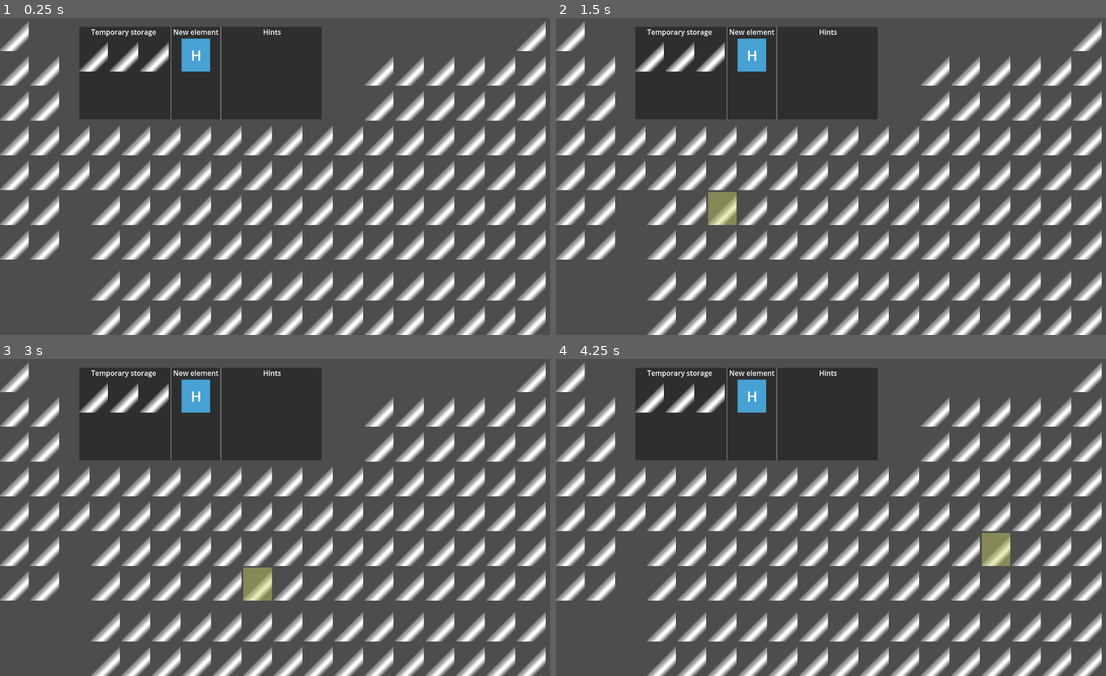
Above: before the commit, frames 1-4 (two rows, left to right).
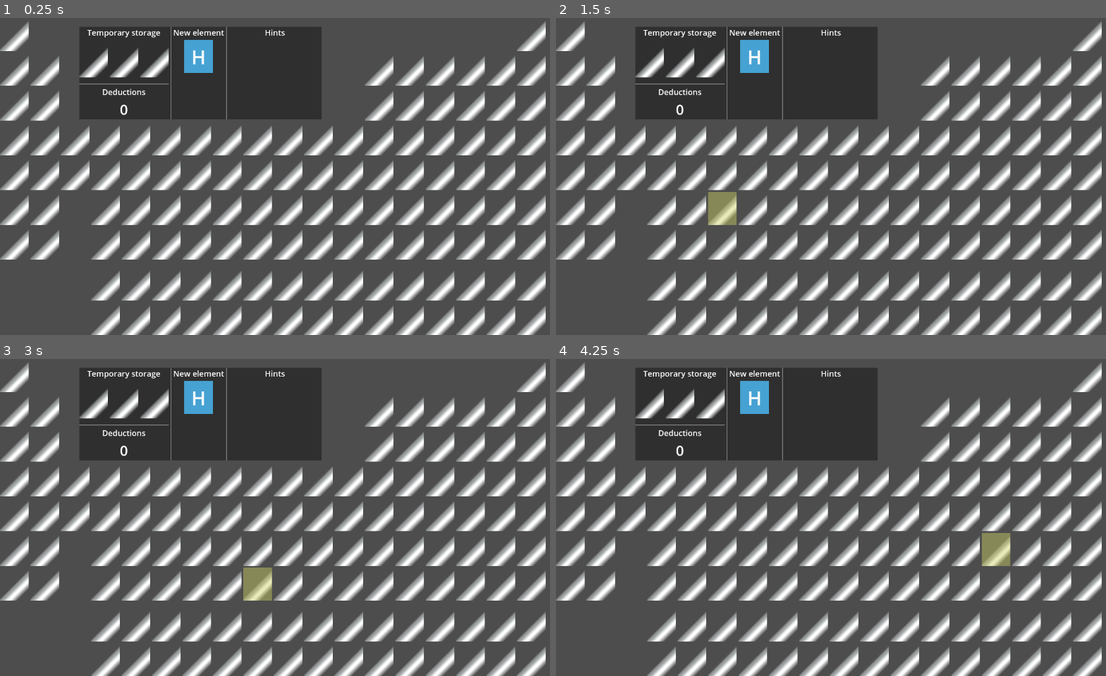
Above: after the commit, the same moments.

Repository: nicemicro/periodic-quiz
Game: Godot game, scene res://p_table/match_game.tscn
Two runs of this game, one before a commit and one after it. Both use one fixed random seed, a clock stepped at 60 frames per second and the inputs below. This scene is started directly instead of the project's main scene.
Inputs (mouse positions are in pixels of both pictures, inside the frame that each line leads up to):
- Up to frame 1 (0.25 s): no input
- Up to frame 2 (1.5 s): tap Enter at 0.5 s; move the mouse to (754, 56) at 0.52 s; click (754, 56) at 0.67 s; tap Space at 1.25 s; move the mouse to (726, 192) at 1.27 s; click (726, 192) at 1.42 s
- Up to frame 3 (3 s): tap Enter at 2 s; move the mouse to (341, 447) at 2.02 s; click (341, 447) at 2.17 s; tap Space at 2.75 s; move the mouse to (253, 580) at 2.77 s; click (253, 580) at 2.92 s
- Up to frame 4 (4.25 s): tap Enter at 3.5 s; move the mouse to (1007, 565) at 3.52 s; click (1007, 565) at 3.67 s

The runs differ from the first frame. In frame 1, 1.7% of the frame differs, in the area x 14-52%, y 2-32%; in frame 2, 1.7%; in frame 3, 1.7%; in frame 4, 1.7%.

Commit message:
Game counts deductions and calculates score at the end

Diff:
--- a/src/p_table/element.gd
+++ b/src/p_table/element.gd
@@ -4,7 +4,8 @@
 
 var _elementLoc: int = -1
 
-@onready var symbolLabel: Label = $Panel/Label
+@onready var colorBg: ColorRect = $ColorPanel
+@onready var symbolLabel: Label = $ColorPanel/Label
 @onready var mouseGhost: Sprite2D = $MouseMover
 @onready var ghostLabel: Label = $MouseMover/Label2
 
@@ -24,6 +25,9 @@
 func getLoc() -> int:
 	return _elementLoc
 
+func setIncorrect():
+	colorBg.color = Color(1.0, 0.3, 0.3)
+
 func _on_gui_input(event):
 	if event is InputEventMouseButton:
 		if event.button_index == 1 and event.pressed:
--- a/src/p_table/element.tscn
+++ b/src/p_table/element.tscn
@@ -28,13 +28,13 @@
 size_flags_vertical = 4
 script = ExtResource("1_x774s")
 
-[node name="Panel" type="ColorRect" parent="."]
+[node name="ColorPanel" type="ColorRect" parent="."]
 custom_minimum_size = Vector2(65, 75)
 layout_mode = 2
 mouse_filter = 2
 color = Color(0.273584, 0.63463, 0.82857, 1)
 
-[node name="Label" type="Label" parent="Panel"]
+[node name="Label" type="Label" parent="ColorPanel"]
 layout_mode = 1
 anchors_preset = 8
 anchor_left = 0.5
@@ -48,6 +48,7 @@
 grow_horizontal = 2
 grow_vertical = 2
 theme = ExtResource("2_6oswq")
+theme_override_font_sizes/font_size = 44
 text = "He"
 horizontal_alignment = 1
 vertical_alignment = 1
@@ -71,6 +72,7 @@
 grow_horizontal = 2
 grow_vertical = 2
 theme = ExtResource("2_6oswq")
+theme_override_font_sizes/font_size = 44
 text = "He"
 horizontal_alignment = 1
 vertical_alignment = 1
--- a/src/p_table/match_game.gd
+++ b/src/p_table/match_game.gd
@@ -1,10 +1,15 @@
 extends Control
 
-@onready var spawningPlace: CenterContainer = $GamePanel/Columns/Spawn/ElementPlace
+@onready var spawningPlace: CenterContainer = %NewElementPlace
 @onready var pTable = $PTable
 @onready var allElements = $AllElements
-@onready var storagePoints = $GamePanel/Columns/Storage/StoragePoints
+@onready var storagePoints = %StoragePoints
+@onready var deductionLabel = %Deduction
+@onready var gameBlocker = $Blocker
+@onready var scoreLabel = %Score
+@onready var matchesLabel = %Matches
 var activeStorage: CenterContainer = null
+var score: int = 0
 
 func _ready():
 	addElement()
@@ -21,6 +26,16 @@
 
 func elementDropped(elementNode):
 	var toAdd: bool = (elementNode in spawningPlace.get_children())
+	#Check if the element is moved from the temporary place or spawn point
+	if not elementNode in (spawningPlace.get_children()):
+		var inStorage: bool = false
+		for child in storagePoints.get_children():
+			if child.getElement() == elementNode:
+				inStorage = true
+				break
+		if not inStorage:
+			score -= 50
+	#Check whether the element is moving to storage or to the periodic table
 	if activeStorage == null:
 		var result: bool = pTable.elementDropped(elementNode)
 		if not result:
@@ -29,13 +44,18 @@
 		activeStorage.addElement(elementNode)
 	if toAdd:
 		addElement()
+	#Check whether the temporary storage is empty & we're out of elements
+	#to see if the game is over or not.
 	var allEmpty: bool = true
 	if len(spawningPlace.get_children()) == 0:
 		for storage in storagePoints.get_children():
 			if storage.getElement() != null:
 				allEmpty = false
+				break
 		if allEmpty:
 			finishGame()
+	#update deductions
+	deductionLabel.text = str(score)
 
 func storageActivated(storageNode):
 	activeStorage = storageNode
@@ -47,4 +67,8 @@
 		assert(false, "Something went wrong")
 
 func finishGame():
-	print_debug(pTable.checkElements())
+	var matchedElements: int = pTable.checkElements()
+	score += matchedElements * 100
+	gameBlocker.show()
+	scoreLabel.text = str(score)
+	matchesLabel.text = str(matchedElements)
--- a/src/p_table/match_game.tscn
+++ b/src/p_table/match_game.tscn
@@ -1,5 +1,6 @@
-[gd_scene load_steps=5 format=3 uid="uid://b7lil0i2q12bx"]
+[gd_scene load_steps=6 format=3 uid="uid://b7lil0i2q12bx"]
 
+[ext_resource type="Theme" uid="uid://cwmvssyycl315" path="res://theme/periodic_table.tres" id="1_axefy"]
 [ext_resource type="Script" path="res://p_table/match_game.gd" id="1_hmqyt"]
 [ext_resource type="PackedScene" uid="uid://cqj7e87qg21iy" path="res://p_table/p_table.tscn" id="1_tn1os"]
 [ext_resource type="PackedScene" uid="uid://demxfooudcg4y" path="res://p_table/all_elements.tscn" id="2_02f2v"]
@@ -10,12 +11,11 @@
 anchors_preset = 15
 anchor_right = 1.0
 anchor_bottom = 1.0
-offset_right = -1280.0
-offset_bottom = -720.0
 grow_horizontal = 2
 grow_vertical = 2
 size_flags_horizontal = 3
 size_flags_vertical = 3
+theme = ExtResource("1_axefy")
 script = ExtResource("1_hmqyt")
 
 [node name="AllElements" parent="." instance=ExtResource("2_02f2v")]
@@ -59,7 +59,9 @@
 horizontal_alignment = 1
 
 [node name="StoragePoints" type="HBoxContainer" parent="GamePanel/Columns/Storage"]
+unique_name_in_owner = true
 layout_mode = 2
+size_flags_vertical = 3
 
 [node name="ElementStore1" parent="GamePanel/Columns/Storage/StoragePoints" instance=ExtResource("2_y80xu")]
 layout_mode = 2
@@ -69,6 +71,24 @@
 
 [node name="ElementStore3" parent="GamePanel/Columns/Storage/StoragePoints" instance=ExtResource("2_y80xu")]
 layout_mode = 2
+
+[node name="ColorRect" type="ColorRect" parent="GamePanel/Columns/Storage"]
+custom_minimum_size = Vector2(0, 2)
+layout_mode = 2
+color = Color(0.482353, 0.482353, 0.482353, 1)
+
+[node name="DeductionText" type="Label" parent="GamePanel/Columns/Storage"]
+layout_mode = 2
+size_flags_vertical = 8
+text = "Deductions"
+horizontal_alignment = 1
+
+[node name="Deduction" type="Label" parent="GamePanel/Columns/Storage"]
+unique_name_in_owner = true
+layout_mode = 2
+theme_override_font_sizes/font_size = 32
+text = "0"
+horizontal_alignment = 1
 
 [node name="ColorRect" type="ColorRect" parent="GamePanel/Columns"]
 custom_minimum_size = Vector2(2, 0)
@@ -83,7 +103,8 @@
 text = "New element"
 horizontal_alignment = 1
 
-[node name="ElementPlace" type="CenterContainer" parent="GamePanel/Columns/Spawn"]
+[node name="NewElementPlace" type="CenterContainer" parent="GamePanel/Columns/Spawn"]
+unique_name_in_owner = true
 layout_mode = 2
 
 [node name="ColorRect2" type="ColorRect" parent="GamePanel/Columns"]
@@ -99,3 +120,62 @@
 layout_mode = 2
 text = "Hints"
 horizontal_alignment = 1
+
+[node name="Blocker" type="ColorRect" parent="."]
+visible = false
+layout_mode = 1
+anchors_preset = 15
+anchor_right = 1.0
+anchor_bottom = 1.0
+grow_horizontal = 2
+grow_vertical = 2
+size_flags_horizontal = 3
+size_flags_vertical = 3
+color = Color(0.407843, 0.407843, 0.407843, 0.384314)
+
+[node name="ResultBox" type="PanelContainer" parent="Blocker"]
+custom_minimum_size = Vector2(300, 200)
+layout_mode = 1
+anchors_preset = -1
+anchor_left = 0.5
+anchor_right = 0.5
+offset_left = -150.0
+offset_top = 25.0
+offset_right = 150.0
+grow_horizontal = 2
+
+[node name="HeaderFooter" type="VBoxContainer" parent="Blocker/ResultBox"]
+layout_mode = 2
+
+[node name="Score" type="Label" parent="Blocker/ResultBox/HeaderFooter"]
+unique_name_in_owner = true
+layout_mode = 2
+theme_override_font_sizes/font_size = 49
+text = "0"
+horizontal_alignment = 1
+
+[node name="ScoreText" type="Label" parent="Blocker/ResultBox/HeaderFooter"]
+layout_mode = 2
+text = "Total score"
+horizontal_alignment = 1
+
+[node name="Columns" type="HBoxContainer" parent="Blocker/ResultBox/HeaderFooter"]
+layout_mode = 2
+
+[node name="Left" type="VBoxContainer" parent="Blocker/ResultBox/HeaderFooter/Columns"]
+layout_mode = 2
+size_flags_horizontal = 3
+
+[node name="MatchesText" type="Label" parent="Blocker/ResultBox/HeaderFooter/Columns/Left"]
+layout_mode = 2
+text = "Matches:"
+horizontal_alignment = 2
+
+[node name="Right" type="VBoxContainer" parent="Blocker/ResultBox/HeaderFooter/Columns"]
+layout_mode = 2
+size_flags_horizontal = 3
+
+[node name="Matches" type="Label" parent="Blocker/ResultBox/HeaderFooter/Columns/Right"]
+unique_name_in_owner = true
+layout_mode = 2
+text = "0"
--- a/src/p_table/p_table.gd
+++ b/src/p_table/p_table.gd
@@ -51,6 +51,8 @@
 			continue
 		if elementPlace.getElement().getLoc() == index:
 			correct += 1
+		else:
+			elementPlace.getElement().setIncorrect()
 	return correct
 
 func  elementDropped(elementNode) -> bool:
--- a/src/theme/periodic_table.tres
+++ b/src/theme/periodic_table.tres
@@ -1,4 +1,8 @@
-[gd_resource type="Theme" format=3 uid="uid://cwmvssyycl315"]
+[gd_resource type="Theme" load_steps=2 format=3 uid="uid://cwmvssyycl315"]
+
+[sub_resource type="StyleBoxFlat" id="StyleBoxFlat_240im"]
+bg_color = Color(0.18359, 0.18359, 0.18359, 1)
 
 [resource]
-Label/font_sizes/font_size = 32
+Label/font_sizes/font_size = 18
+PanelContainer/styles/panel = SubResource("StyleBoxFlat_240im")
